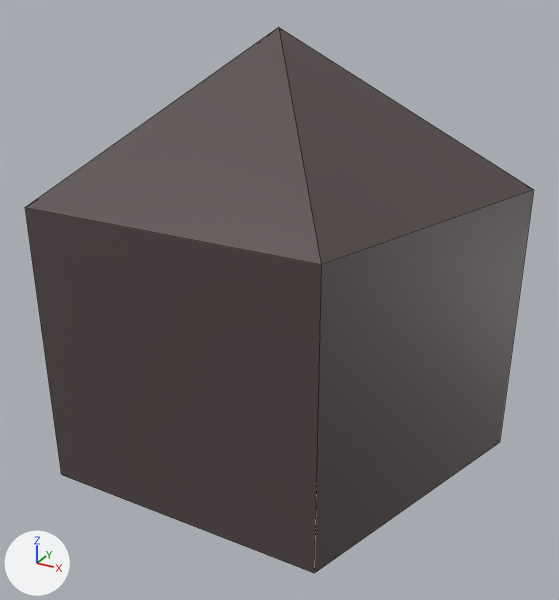
An edit to the Blender file ３Dゲームアセット/石炭/無題.blend, drawn before and after from the same camera.
The view is the same before and after, from a 50 mm lens placed at (0.388, -0.704, 0.361), pointed at (-0.009, 0.019, -0.001). The axes (+X, +Y, +Z) are drawn at lower left. The lights are the same throughout. The older version comes first. Mesh edges are drawn as thin lines.

Objects in the first picture: '球.001'.
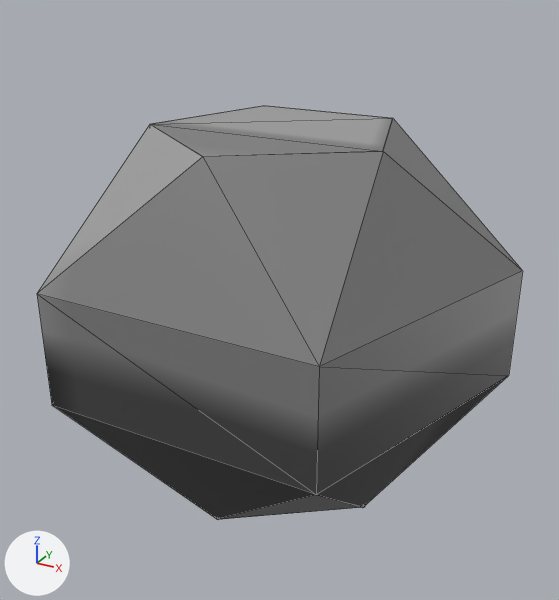
The edits, one by one:
Picture 'Collar.png' (img_collar_png) is new.
Material 'マテリアル' (mat_マテリアル) is new.
Its texture is img_collar_png.
me_球_001 is used by ob_球_001; location (0.0, 0.0, 0.0); scale (0.6, 0.6, 0.6); delta_scale (0.5, 0.5, 0.5).
me_球_001 had 12 vertices, 15 faces and spanned x -0.82..0.82, y -0.7..0.87, z -1.0..1.0.
me_球_001 no longer uses material mat_マテリアル_001 (dark grey #534747).
me_球_001 now has 170 vertices, 76 faces and spans x -0.82..0.82, y -0.7..0.87, z -0.67..0.67.
me_球_001 part 1: the whole mesh is rebuilt.
me_球_001 gains material mat_マテリアル (picture img_collar_png).

Location of each change, (x1, y1, x2, y2) in pixels of the pictures (559 x 600 px):
'球.001', reshaped (24% shorter): before (25, 27, 534, 573); after (37, 106, 523, 519)
